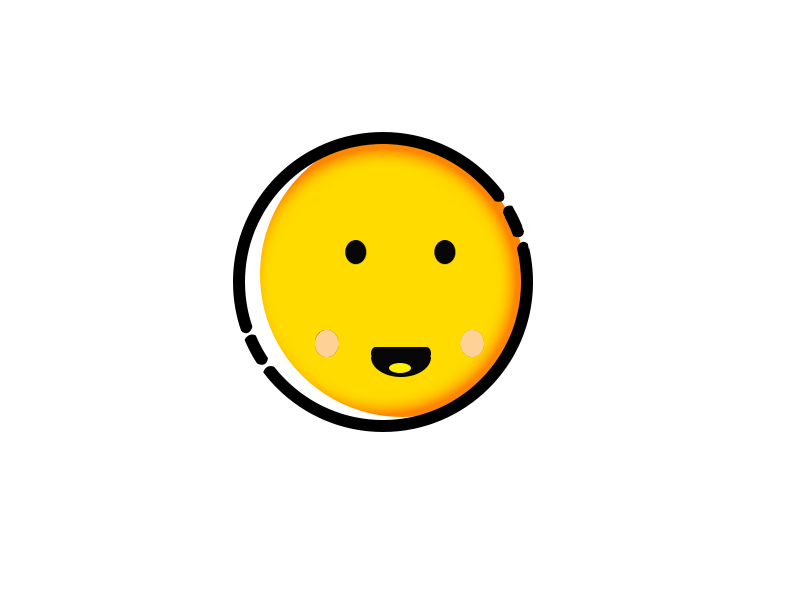
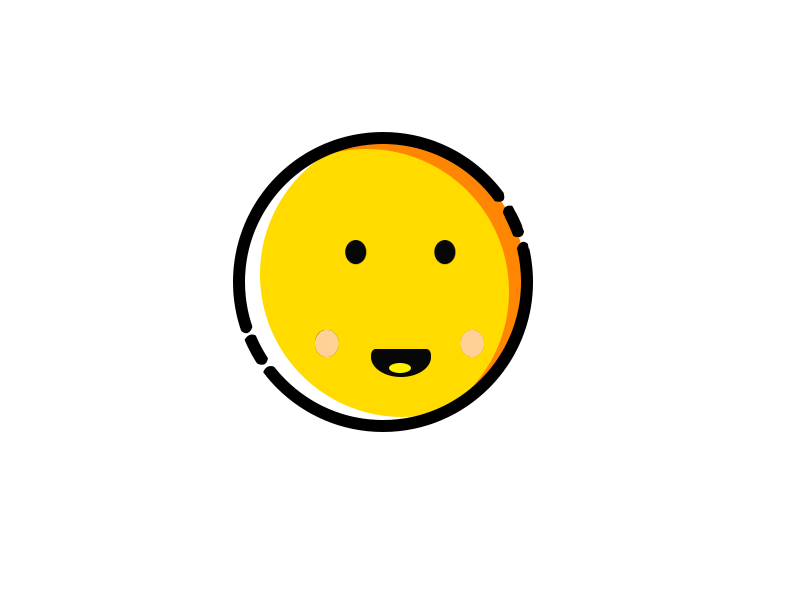
Two versions of the same layered image (800x600). Layer-by-layer changes:
painted on "圆角矩形 1" over box(371, 347, 431, 360)
painted on "椭圆 1" over box(260, 149, 448, 417)
